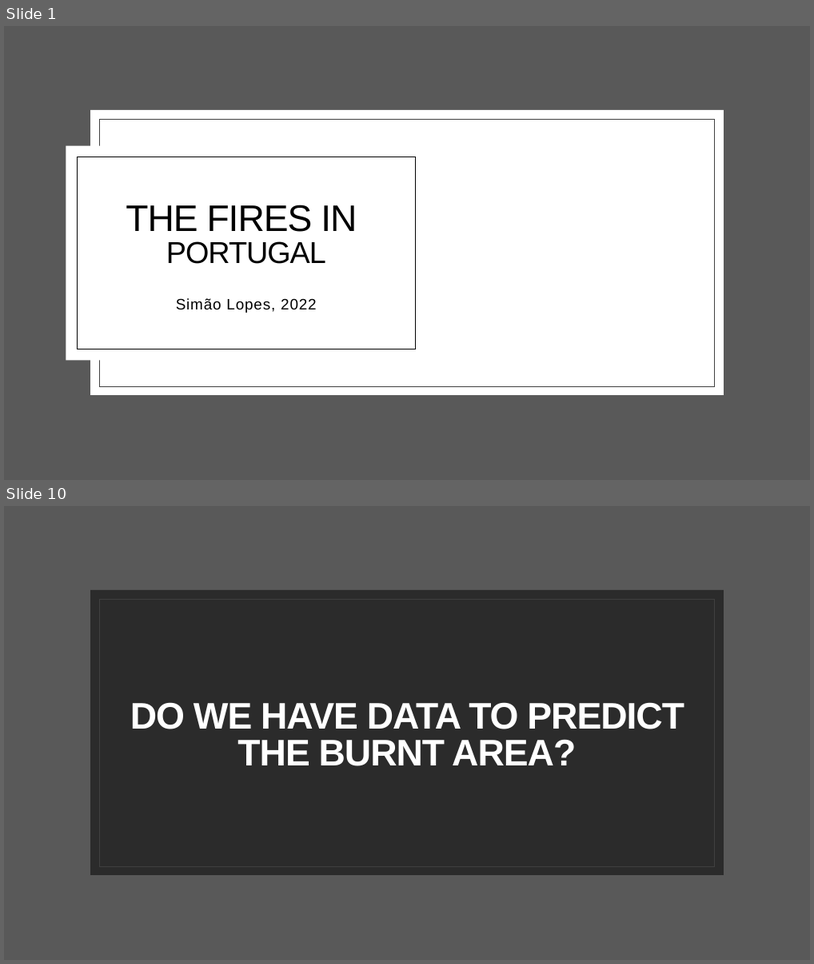
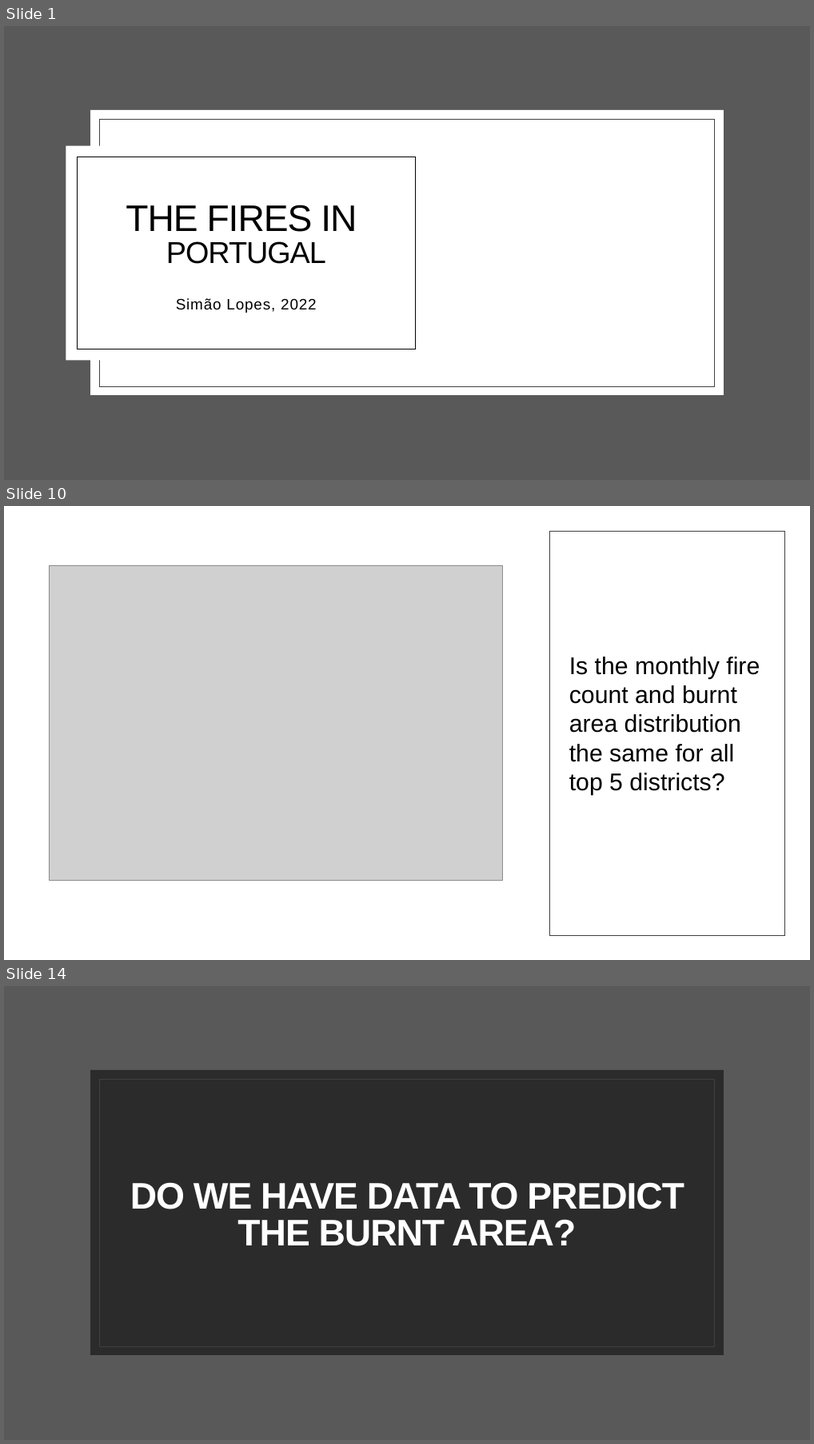
Before and after one commit to Simao-Lopes/Fire-Project, a slide deck: Presentation/The fires in Portugal.pptx. Shown one above the other, each under a label of ours: slides 1 and 10 before the commit, slides 1, 10 and 14 after it; the slides between them are not shown. The pictures are 814x964 and 814x1444 pixels, drawn with LibreOffice and Linux fonts; fonts in the diff are those of the drawing; grey boxes stand for pictures; background and template pictures are left out; a plain dark background stands for a picture behind light text. Boxes give left, top, right and bottom in pixels: in the first picture for what was removed or moved away, otherwise in the second. Text is boxed around its words. In the diff, an @@ line names an element or a change of style, - is before the commit and + after.

```diff
--- a/Presentation/The fires in Portugal.pptx
+++ b/Presentation/The fires in Portugal.pptx
@@ slide 10 added at [4, 506, 810, 960], background #FFFFFF @@
@@ rectangle added at [541, 522, 794, 944], fill #FFFFFF at 86% opacity @@
@@ rectangle added at [550, 531, 786, 935], outline #404040 0.5 pt @@
@@ picture added at [50, 565, 503, 880] @@
@@ title added at [570, 656, 760, 795], 28.8 pt, text #000000 @@
+Is the monthly fire count and burnt area distribution the same for all top 5 districts?
@@ what was slide 10 is now slide 14 @@
```
Also in this commit, not shown: 10 slides changed, 4 other slides added, 20 other files.
